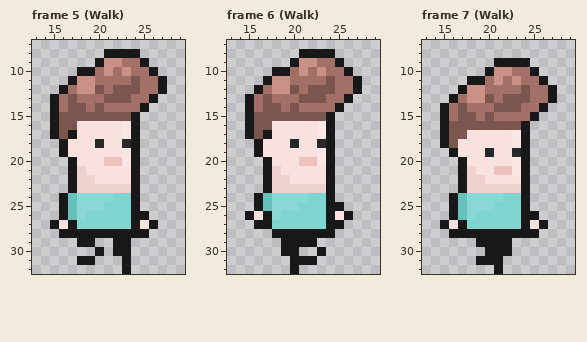
Two states of a pixel-art file, Mayday.Game/Content/Images/character.aseprite. This is how it looked before the edit.
42x33 pixels, 7 frames. Shown: frame 5 (Walk): x 13..29, y 7..32; frame 6 (Walk): x 13..29, y 7..32; frame 7 (Walk): x 13..29, y 7..32. The commit also changed other frames, which this record leaves out.
Now the later version:
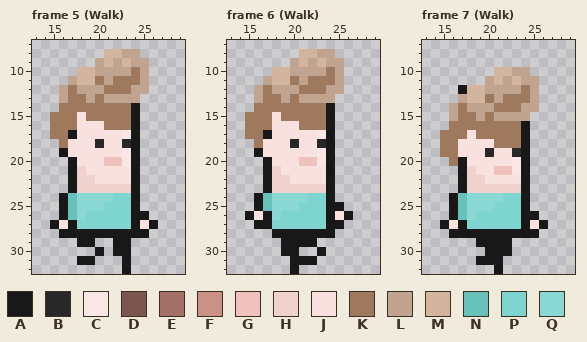
Palette (. is transparent): A #181818  B #282828  C #fae6e4  D #7a564f  E #a27067  F #ca9187  G #efc2bd  H #efd1cd  J #f8e1de  K #9e795e  L #c1a48f  M #d3b59f  N #66c1bb  P #7ed4cf  Q #89d8d3
The exact change:
layer "Hair" now hidden
layer "Hair 3" added
Frame 5 (Walk):
y 8: x 21..24 AAAA -> MMLL
y 9: x 20..25 AFFEEA -> LMLMLL
y 10: x 18..26 AAEFEFEEA -> MMLLLLKL.
y 11: x 17..27 AFFEEEEDEEA -> LMMKLKKKL..
y 12: x 16..27 AEFFDEDDDEEA -> LKLLLKKKLL..
y 13: x 15..26 AEDEEEDDDEEA -> .LKKLKLLLL..
y 14: x 15..25 AEDDEDEEEEA -> .KKKKKKKKA.
y 15: x 15..23 ADDDDDDDD -> KKKJKKKKK
y 16: x 15..17 ADD -> KKK; x 21..23 JJC -> KKK
y 17: x 15..16 AD -> KK
y 18: x 16 A -> K
Frame 6 (Walk): the same change as frame 5 (Walk)
Frame 7 (Walk):
y 9: x 21..24 AAAA -> ....
y 10: x 20..25 AFFEEA -> .MMLL.
y 11: x 18..26 AAEFEFEEA -> ..LMLMLL.
y 12: x 18..27 FFEEEEDEEA -> MMLLLLKL..
y 13: x 16..27 AEFFDEDDDEEA -> .LMMKLKKKL..
y 14: x 15..26 AEDEEEDDDEEA -> .LKLLLKKKLL.
y 15: x 15..25 AEDDEDEEEEA -> .LKKLKLLLL.
y 16: x 15..23 ADDDDDDDD -> .KKKKKKKK
y 17: x 15..17 ADD -> KKK; x 19..23 JJJJC -> KKKKK
y 18: x 15..16 AD -> KK; x 21..23 JJC -> KKK
y 19: x 15..16 .A -> KK
y 20: x 16 . -> K
